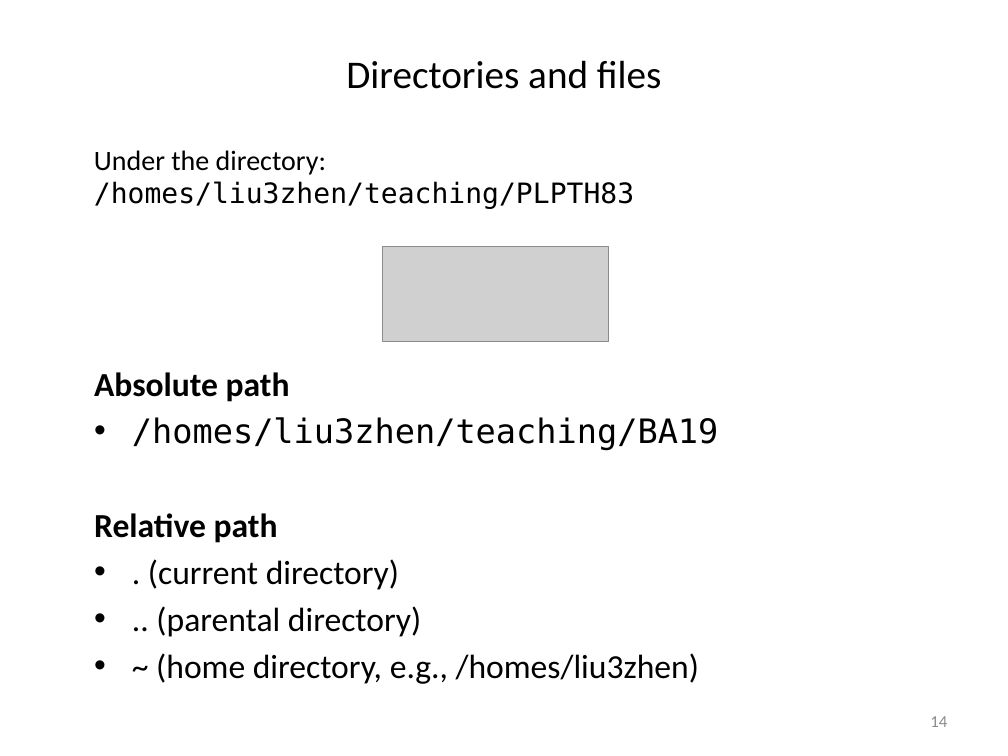
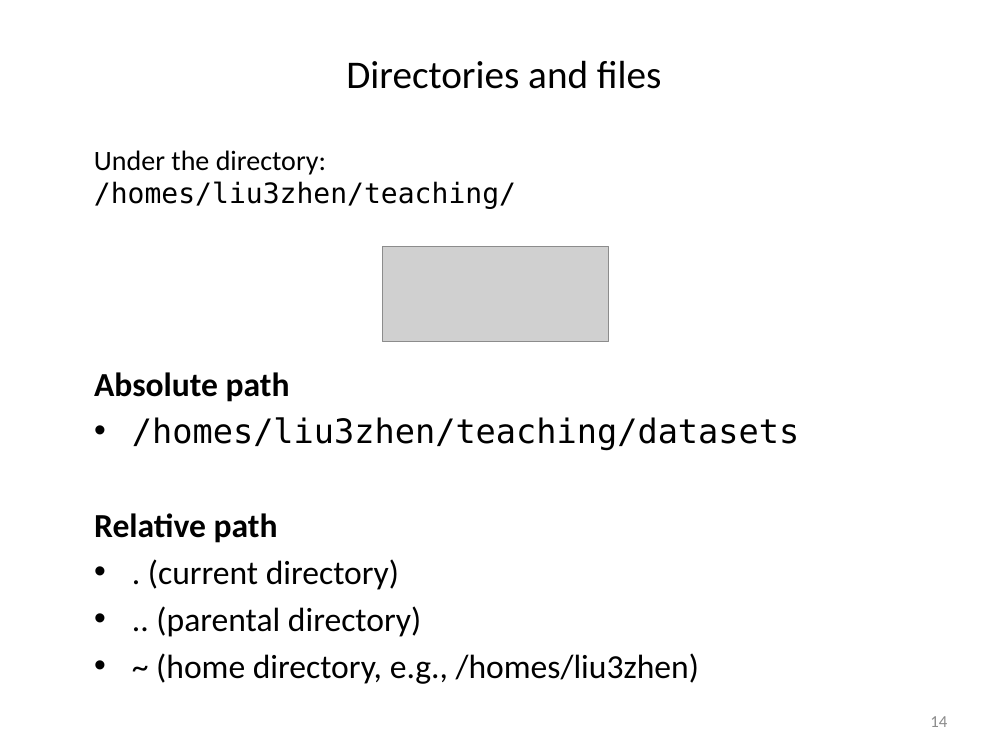
Before and after one commit to liu3zhenlab/teaching, a slide deck: slide 14 of PLPTH813Bioinformatis/2023/lectures/lecture02_unix.pptx. Drawn at 1008x756 pixels with LibreOffice and Linux fonts; fonts in the diff are those of the drawing; grey boxes stand for pictures. Boxes give left, top, right and bottom in pixels: in the first picture for what was removed or moved away, otherwise in the second. Text is boxed around its words. In the diff, an @@ line names an element or a change of style, - is before the commit and + after.

```diff
--- a/PLPTH813Bioinformatis/2023/lectures/lecture02_unix.pptx
+++ b/PLPTH813Bioinformatis/2023/lectures/lecture02_unix.pptx
@@ text at (94, 181, 516, 209): text changed @@
-/homes/liu3zhen/teaching/PLPTH83
+/homes/liu3zhen/teaching/
@@ text at (132, 417, 799, 450): text changed @@
-• /homes/liu3zhen/teaching/BA19
+• /homes/liu3zhen/teaching/datasets
```
Also in this commit, not shown: 1 other slide changed, 2 slides removed.
